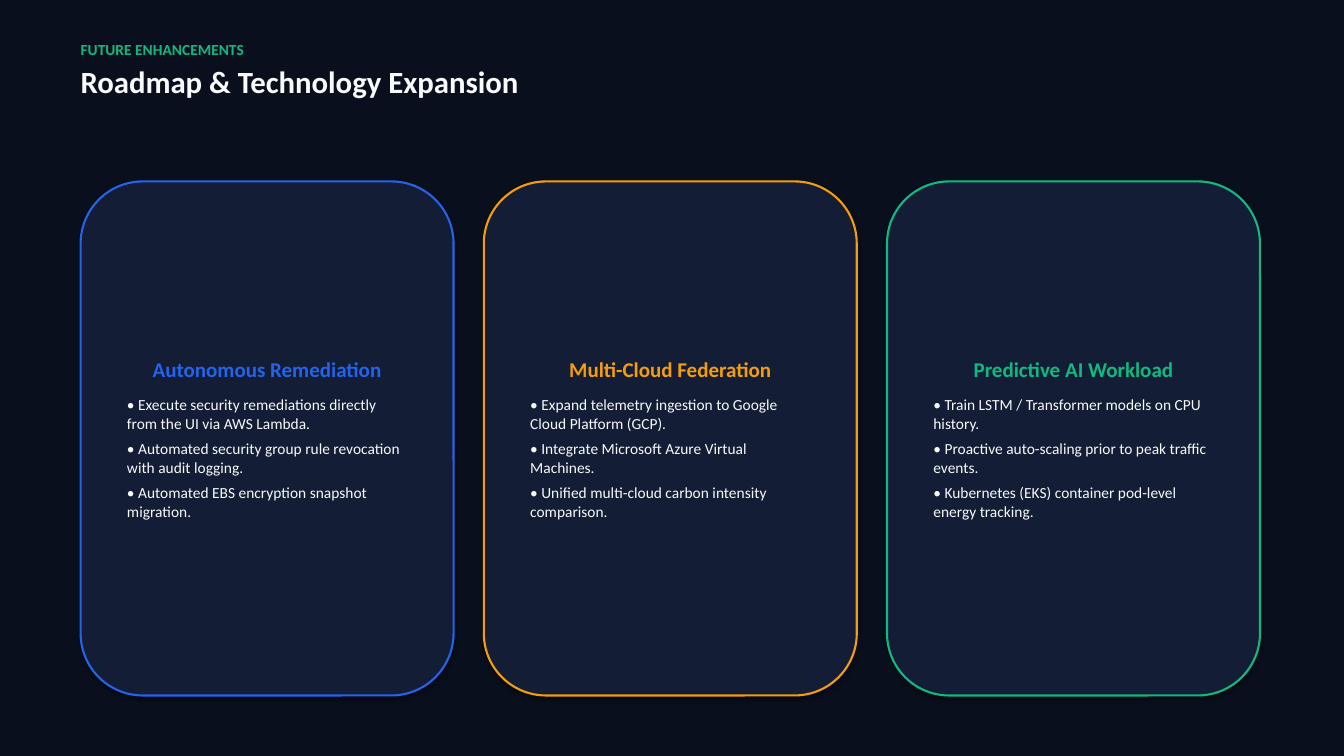
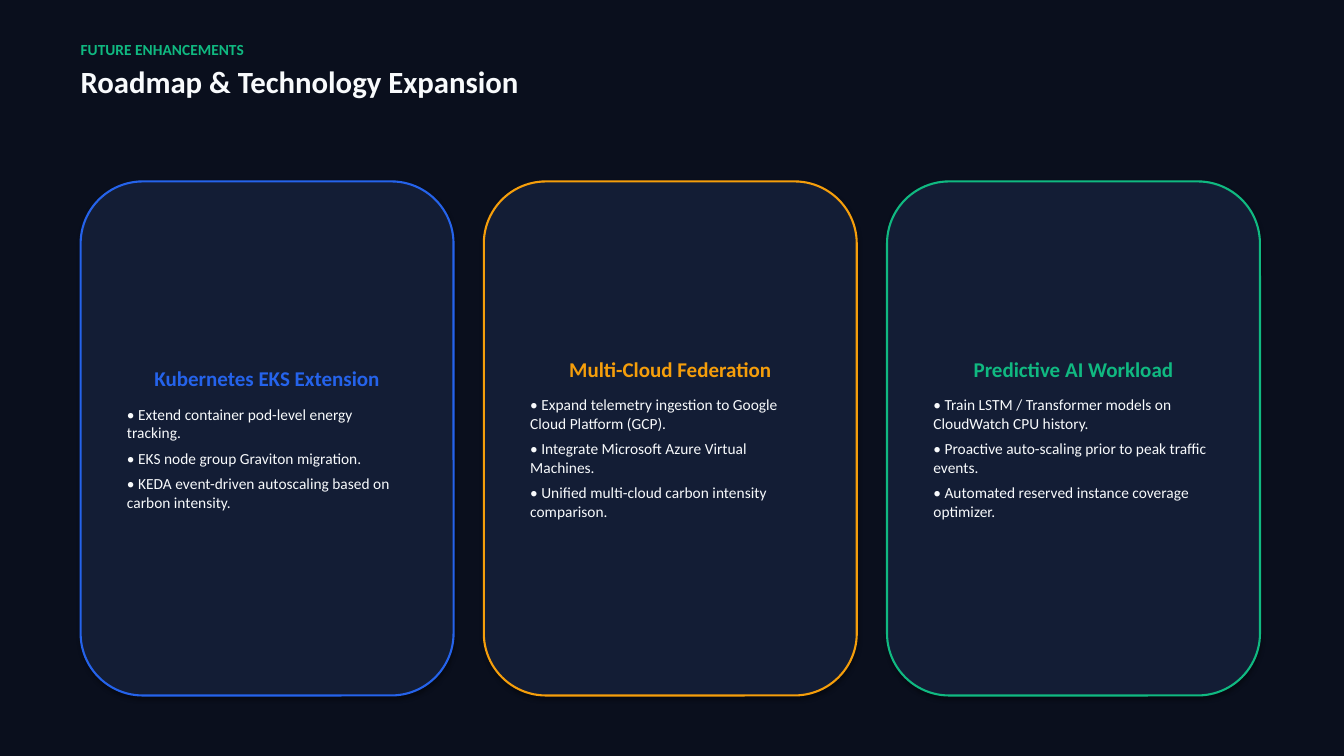
Before and after one commit to SMOS555/Cloudmind, a slide deck: slide 18 of CloudMind_AI_Project_Presentation.pptx (slide 16 before the commit). Drawn at 1344x756 pixels with LibreOffice and Linux fonts; fonts in the diff are those of the drawing. Boxes give left, top, right and bottom in pixels: in the first picture for what was removed or moved away, otherwise in the second. Text is boxed around its words. In the diff, an @@ line names an element or a change of style, - is before the commit and + after.

Commit message:
Add Feature 1: Self-Healing Cloud Auto-Remediation & Feature 2: What-If Digital Twin Simulator with updated PDF and PPTX

```diff
--- a/CloudMind_AI_Project_Presentation.pptx
+++ b/CloudMind_AI_Project_Presentation.pptx
@@ text in rounded rectangle at (127,371,389,511): text changed @@
-Autonomous Remediation
-• Execute security remediations directly from the UI via AWS Lambda.
-• Automated security group rule revocation with audit logging.
-• Automated EBS encryption snapshot migration.
+Kubernetes EKS Extension
+• Extend container pod-level energy tracking.
+• EKS node group Graviton migration.
+• KEDA event-driven autoscaling based on carbon intensity.
@@ text in rounded rectangle at (933,399,1171,432): text changed @@
-• Train LSTM / Transformer models on CPU history.
+• Train LSTM / Transformer models on CloudWatch CPU history.
@@ text in rounded rectangle at (933,487,1188,520): text changed @@
-• Kubernetes (EKS) container pod-level energy tracking.
+• Automated reserved instance coverage optimizer.
```
Also in this commit, not shown: 1 other slide changed, 2 slides added, 12 other files.
